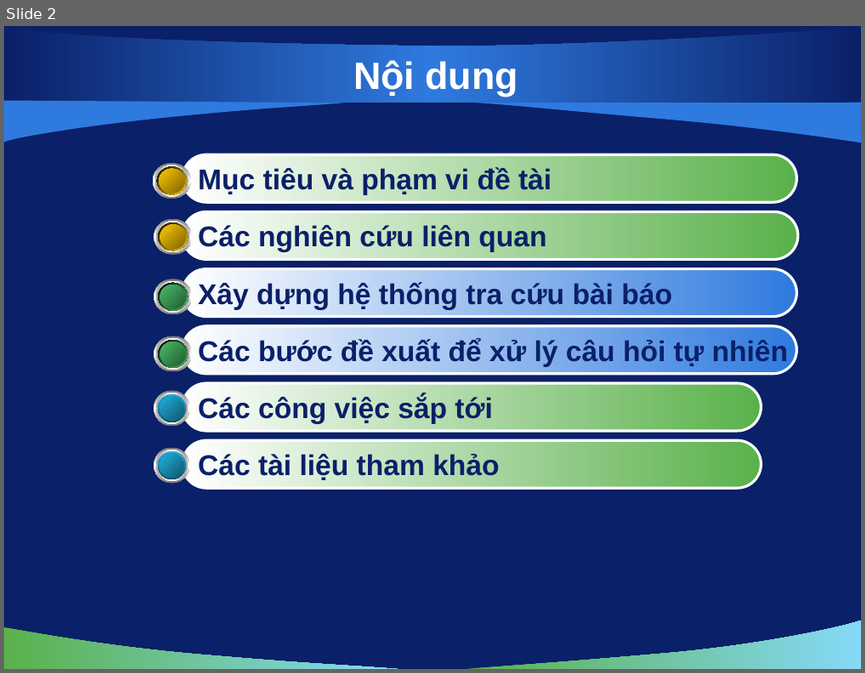
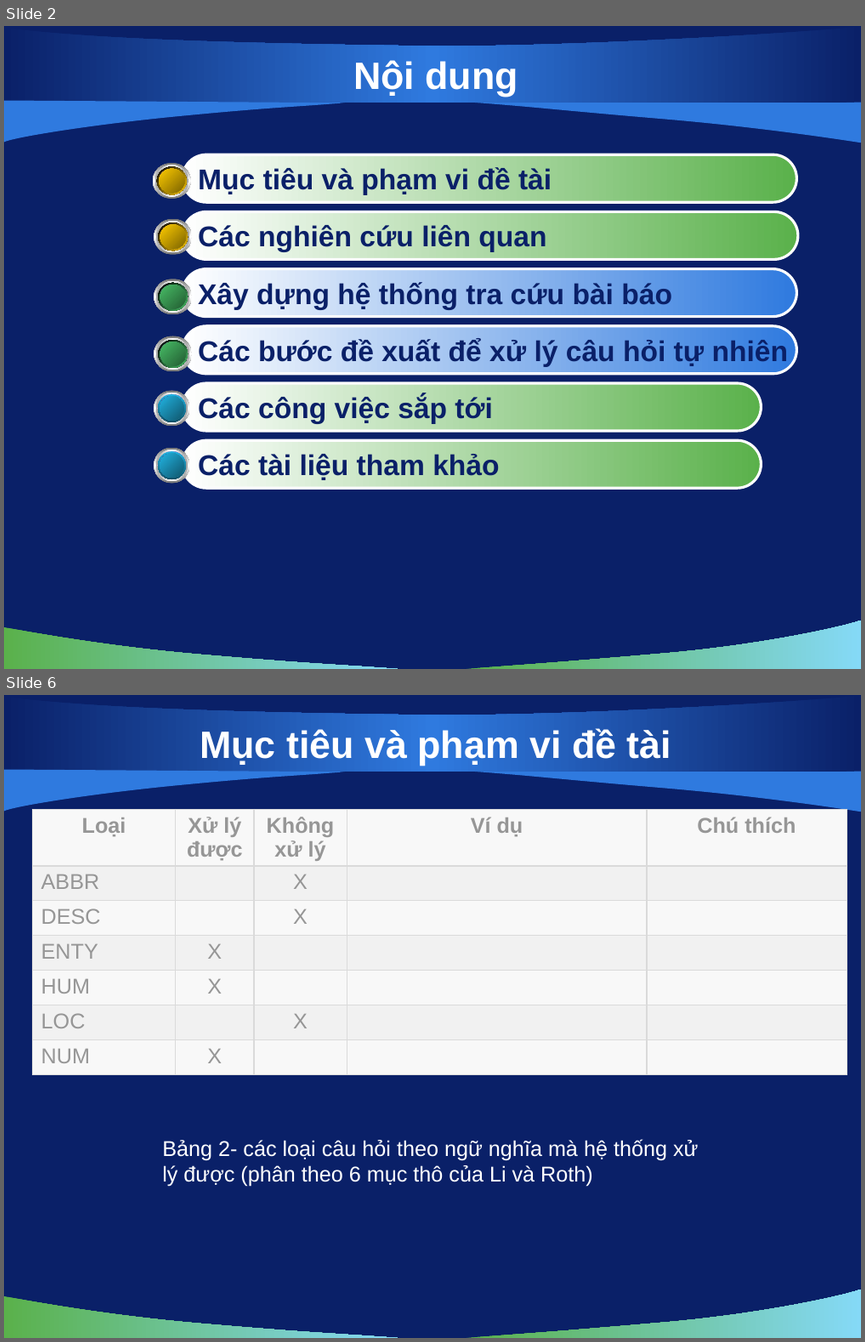
Before and after one commit to hungntit/filnalproject, a slide deck: De Cuong/bao cao 03-12-2010.pptx. Shown one above the other, each under a label of ours: slide 2 before the commit, slides 2 and 6 after it; the slides between them are not shown. The pictures are 865x673 and 865x1342 pixels, drawn with LibreOffice and Linux fonts; fonts in the diff are those of the drawing; background and template pictures are left out. Boxes give left, top, right and bottom in pixels: in the first picture for what was removed or moved away, otherwise in the second. Text is boxed around its words. In the diff, an @@ line names an element or a change of style, - is before the commit and + after.

```diff
--- a/De Cuong/bao cao 03-12-2010.pptx
+++ b/De Cuong/bao cao 03-12-2010.pptx
@@ slide 6 added at (x1=4, y1=695, x2=861, y2=1338), background picture (left out); not listed: 5 template elements that a slide beside it also shows @@
@@ title added at (x1=200, y1=728, x2=671, y2=766), 32 pt, text #FFFFFF, bold @@
+Mục tiêu và phạm vi đề tài
@@ table added at (x1=32, y1=809, x2=846, y2=1077), 7 rows, 5 columns @@
+Loại | Xử lý được | Không xử lý | Ví dụ | Chú thích
+ABBR |  | X |  | 
+DESC |  | X |  | 
+ENTY | X |  |  | 
+HUM | X |  |  | 
+LOC |  | X |  | 
+NUM | X |  |  | 
@@ text added at (x1=162, y1=1139, x2=698, y2=1186), 18 pt, text #FFFFFF @@
+Bảng 2- các loại câu hỏi theo ngữ nghĩa mà hệ thống xử lý được (phân theo 6 mục thô của Li và Roth)
```
Also in this commit, not shown: 1 slide changed, 10 other slides added.
